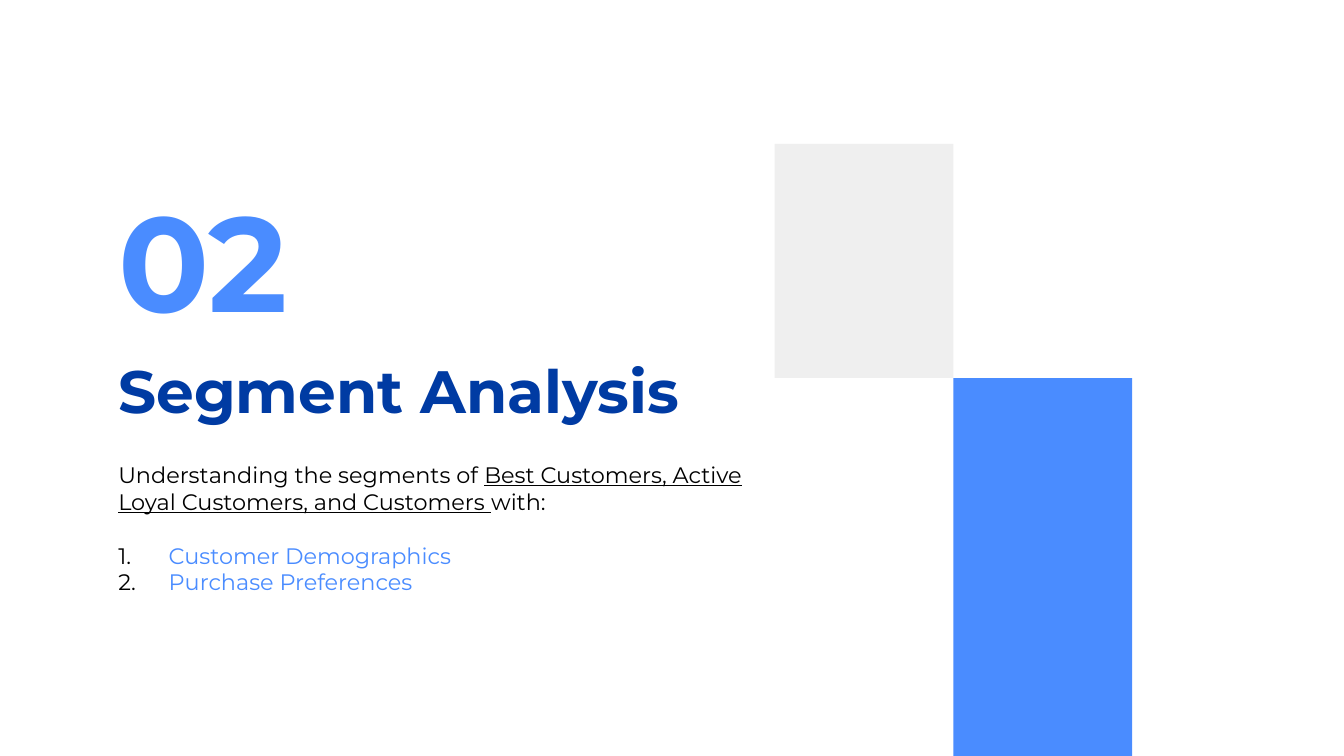
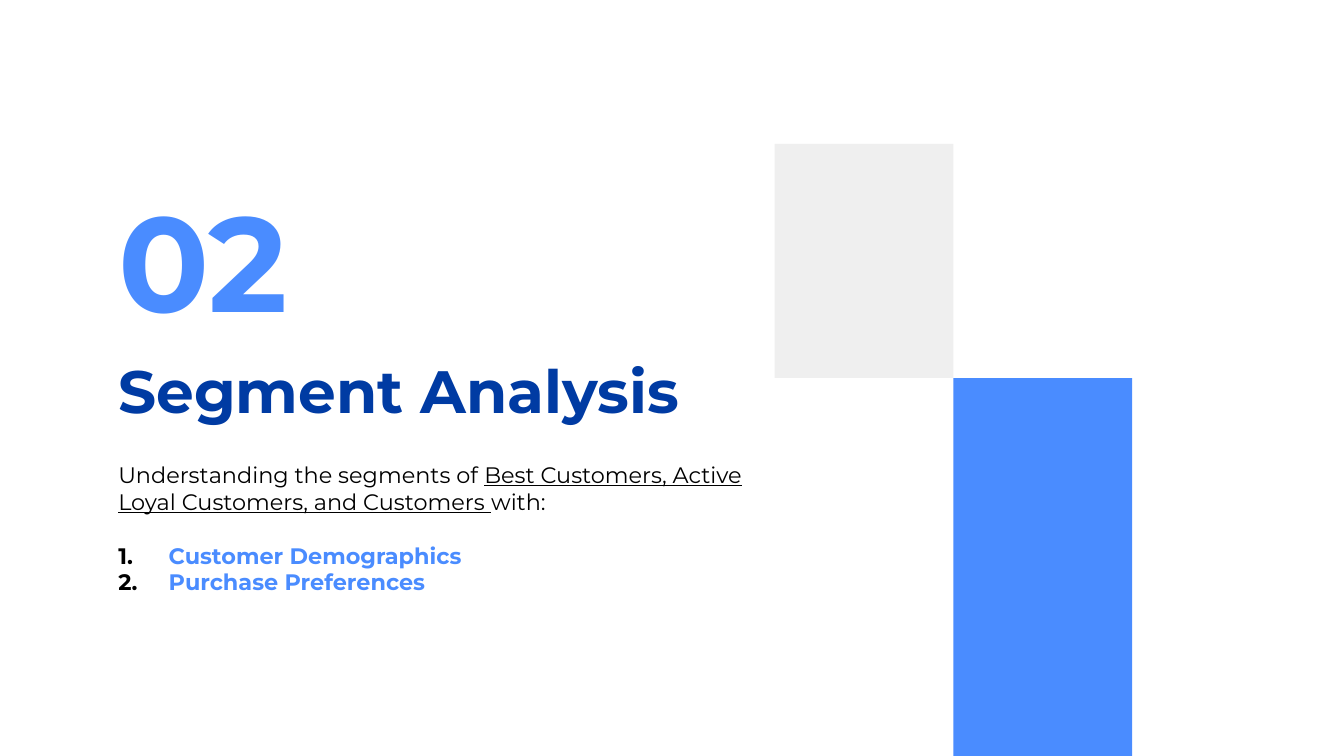
Before and after one commit to anjalihansda16/Customer-Segmentation, a slide deck: slide 11 of ppt/Customer Segmentation.pptx (slide 10 before the commit). Drawn at 1344x756 pixels with LibreOffice and Linux fonts; fonts in the diff are those of the drawing. Boxes give left, top, right and bottom in pixels: in the first picture for what was removed or moved away, otherwise in the second. Text is boxed around its words. In the diff, an @@ line names an element or a change of style, - is before the commit and + after.

```diff
--- a/ppt/Customer Segmentation.pptx
+++ b/ppt/Customer Segmentation.pptx
@@ subtitle at bbox=[169, 546, 462, 590]: bold on in "Customer Demographics", "Purchase Preferences" @@
```
Also in this commit, not shown: 12 other slides changed, 1 slide added.
